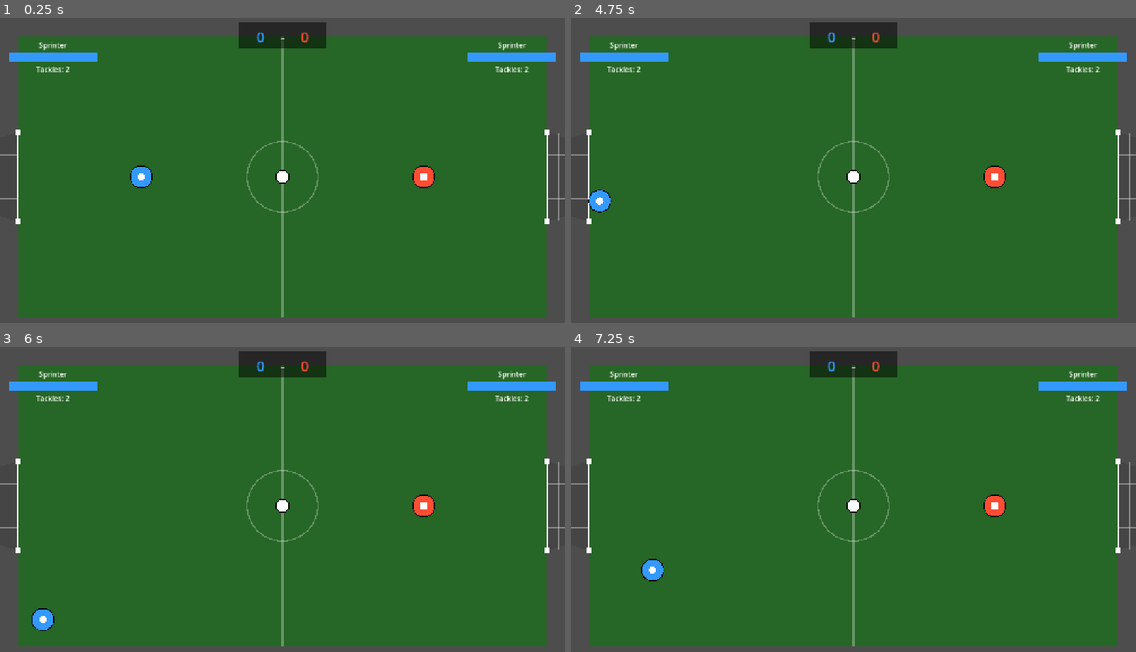
Above: before the commit, frames 1-4 (two rows, left to right).
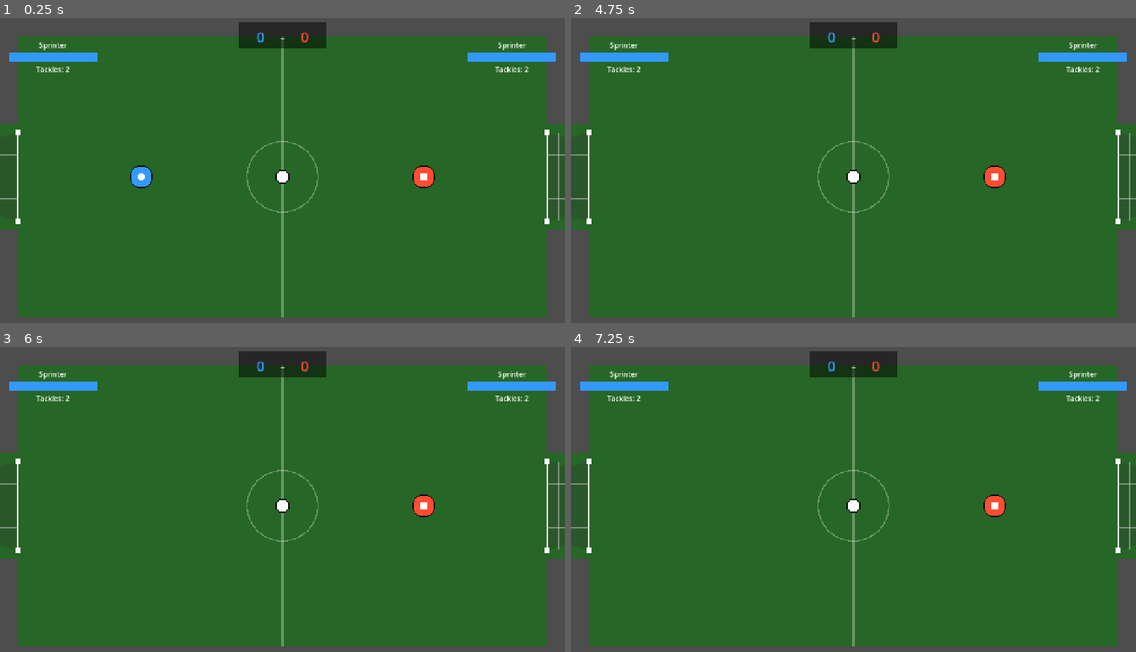
Above: after the commit, the same moments.

Repository: HectorRamosP/Clash-Ball
Game: Godot game, scene res://scenes/field/game_field.tscn
Two runs of this game, one before a commit and one after it. Both use one fixed random seed, a clock stepped at 60 frames per second and the inputs below.
Inputs:
- Up to frame 1 (0.25 s): no input
- Up to frame 2 (4.75 s): tap Enter at 0.5 s; hold D (p1_right) 0.53-1.28 s; tap Space (p1_shoot) at 0.6, 2, 2.1, 3.6 s; hold S (p1_down) 1.28-2.03 s; tap Shift (p1_tackle) at 1.35, 2.85, 4.35 s; hold D (p1_right) 2.03-2.78 s; hold W (p1_up) 2.78-3.53 s; hold A (p1_left) from 3.53 s (still down)
- Up to frame 3 (6 s): tap Enter at 5 s; release A (p1_left) at 5.03 s; hold S (p1_down) 5.03-5.78 s; tap Space (p1_shoot) at 5.1 s; hold D (p1_right) from 5.78 s (still down); tap Shift (p1_tackle) at 5.85 s
- Up to frame 4 (7.25 s): release D (p1_right) at 6.53 s; hold W (p1_up) from 6.53 s (still down); tap Space (p1_shoot) at 6.6 s

The runs differ from the first frame. In frame 1, 2.0% of the frame differs, in the area x 0-100%, y 34-70%; in frame 2, 2.2%; in frame 3, 2.2%, in the area x 0-100%, y 34-94%; in frame 4, 2.2%.

Commit message:
Fix ball bouncing: split side walls to allow goals
- Removed full-height side walls that blocked goal entrances
- Split each side wall into top and bottom segments (240px each)
- Left gap of 240px (y=240 to y=480) for goal areas
- Goals are now accessible: LeftWall at y=120 & y=600, RightWall same
- Ball can now enter goals without bouncing off walls

Diff:
--- a/scenes/field/game_field.tscn
+++ b/scenes/field/game_field.tscn
@@ -13,6 +13,9 @@
 
 [sub_resource type="RectangleShape2D" id="RectangleShape2D_sidewall"]
 size = Vector2(40, 720)
+
+[sub_resource type="RectangleShape2D" id="RectangleShape2D_sidewall_segment"]
+size = Vector2(40, 240)
 
 [node name="GameField" type="Node2D"]
 script = ExtResource("1_field")
@@ -64,34 +67,64 @@
 offset_bottom = 20.0
 color = Color(0.3, 0.3, 0.3, 1)
 
-[node name="LeftWall" type="StaticBody2D" parent="Walls"]
-position = Vector2(20, 360)
+[node name="LeftWallTop" type="StaticBody2D" parent="Walls"]
+position = Vector2(20, 120)
 collision_layer = 4
 collision_mask = 3
 
-[node name="CollisionShape2D" type="CollisionShape2D" parent="Walls/LeftWall"]
-shape = SubResource("RectangleShape2D_sidewall")
+[node name="CollisionShape2D" type="CollisionShape2D" parent="Walls/LeftWallTop"]
+shape = SubResource("RectangleShape2D_sidewall_segment")
 
-[node name="Visual" type="ColorRect" parent="Walls/LeftWall"]
+[node name="Visual" type="ColorRect" parent="Walls/LeftWallTop"]
 offset_left = -20.0
-offset_top = -360.0
+offset_top = -120.0
 offset_right = 20.0
-offset_bottom = 360.0
+offset_bottom = 120.0
 color = Color(0.3, 0.3, 0.3, 1)
 
-[node name="RightWall" type="StaticBody2D" parent="Walls"]
-position = Vector2(1260, 360)
+[node name="LeftWallBottom" type="StaticBody2D" parent="Walls"]
+position = Vector2(20, 600)
 collision_layer = 4
 collision_mask = 3
 
-[node name="CollisionShape2D" type="CollisionShape2D" parent="Walls/RightWall"]
-shape = SubResource("RectangleShape2D_sidewall")
+[node name="CollisionShape2D" type="CollisionShape2D" parent="Walls/LeftWallBottom"]
+shape = SubResource("RectangleShape2D_sidewall_segment")
 
-[node name="Visual" type="ColorRect" parent="Walls/RightWall"]
+[node name="Visual" type="ColorRect" parent="Walls/LeftWallBottom"]
 offset_left = -20.0
-offset_top = -360.0
+offset_top = -120.0
 offset_right = 20.0
-offset_bottom = 360.0
+offset_bottom = 120.0
+color = Color(0.3, 0.3, 0.3, 1)
+
+[node name="RightWallTop" type="StaticBody2D" parent="Walls"]
+position = Vector2(1260, 120)
+collision_layer = 4
+collision_mask = 3
+
+[node name="CollisionShape2D" type="CollisionShape2D" parent="Walls/RightWallTop"]
+shape = SubResource("RectangleShape2D_sidewall_segment")
+
+[node name="Visual" type="ColorRect" parent="Walls/RightWallTop"]
+offset_left = -20.0
+offset_top = -120.0
+offset_right = 20.0
+offset_bottom = 120.0
+color = Color(0.3, 0.3, 0.3, 1)
+
+[node name="RightWallBottom" type="StaticBody2D" parent="Walls"]
+position = Vector2(1260, 600)
+collision_layer = 4
+collision_mask = 3
+
+[node name="CollisionShape2D" type="CollisionShape2D" parent="Walls/RightWallBottom"]
+shape = SubResource("RectangleShape2D_sidewall_segment")
+
+[node name="Visual" type="ColorRect" parent="Walls/RightWallBottom"]
+offset_left = -20.0
+offset_top = -120.0
+offset_right = 20.0
+offset_bottom = 120.0
 color = Color(0.3, 0.3, 0.3, 1)
 
 [node name="GoalLeft" parent="." instance=ExtResource("4_goal")]
